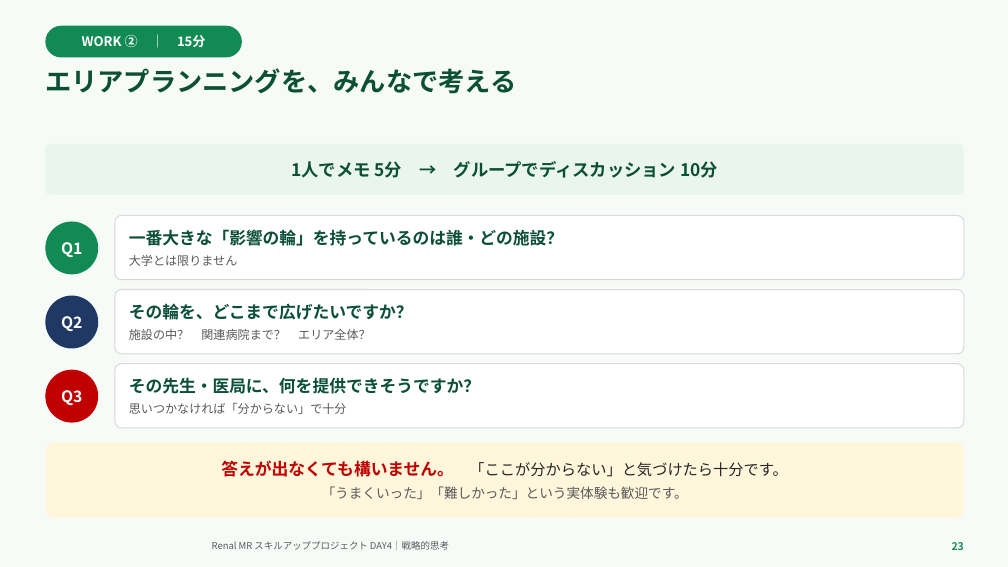
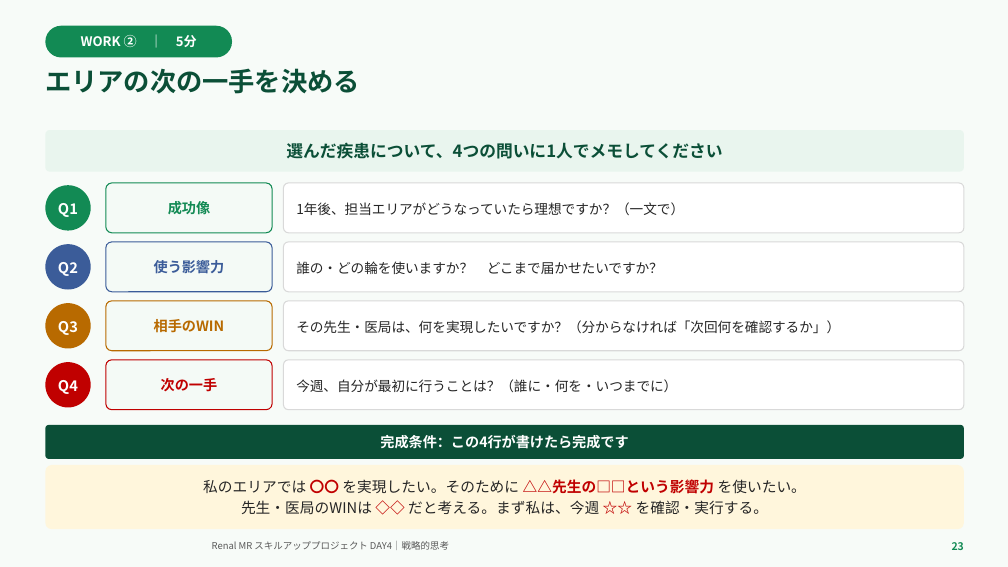
Before and after one commit to TAKUYA-1187/Claude, a slide deck: slide 23 of novartis_training/DAY4_ちょっと分かるだけで世界が変わる.pptx. Drawn at 1008x567 pixels with LibreOffice and Linux fonts; fonts in the diff are those of the drawing; background and template pictures are left out. Boxes give left, top, right and bottom in pixels: in the first picture for what was removed or moved away, otherwise in the second. Text is boxed around its words. In the diff, an @@ line names an element or a change of style, - is before the commit and + after.

```diff
--- a/novartis_training/DAY4_ちょっと分かるだけで世界が変わる.pptx
+++ b/novartis_training/DAY4_ちょっと分かるだけで世界が変わる.pptx
@@ rounded rectangle "WORK ② ｜ 5分": place and size @@
-rounded rectangle "WORK ② ｜ 5分" at <box>45,26,242,57</box>
+rounded rectangle "WORK ② ｜ 5分" at <box>45,26,232,57</box>
@@ text in rounded rectangle at <box>81,35,197,47</box>: text changed @@
-WORK ② ｜ 15分
+WORK ② ｜ 5分
@@ text at <box>45,68,360,94</box>: text changed @@
-エリアプランニングを、みんなで考える
+エリアの次の一手を決める
@@ rounded rectangle "選んだ疾患について、4つの問いに1人でメモしてください": place and size @@
-rounded rectangle "選んだ疾患について、4つの問いに1人でメモしてください" at <box>45,144,964,195</box>
+rounded rectangle "選んだ疾患について、4つの問いに1人でメモしてください" at <box>45,130,964,172</box>
@@ text in rounded rectangle at <box>286,142,722,159</box>: text changed; size 16.5 to 16 pt @@
-1人でメモ 5分 → グループでディスカッション 10分
+選んだ疾患について、4つの問いに1人でメモしてください
@@ ellipse "Q1": place and size @@
-ellipse "Q1" at <box>45,222,98,274</box>
+ellipse "Q1" at <box>45,185,91,231</box>
@@ ellipse "Q1" at <box>45,185,91,231</box>: size 15 to 14 pt @@
@@ rounded rectangle added at <box>106,183,272,233</box>, fill #F4FAF6, outline #128A54 1 pt, 13.5 pt, text #128A54, bold @@
+成功像
@@ rounded rectangle added at <box>284,183,964,233</box>, fill #FFFFFF, outline #D9D9D9 1 pt, 13 pt, text #262626 @@
+1年後、担当エリアがどうなっていたら理想ですか？（一文で）
@@ rounded rectangle removed at <box>115,216,964,280</box> @@
-一番大きな「影響の輪」を持っているのは誰・どの施設？
-大学とは限りません
@@ ellipse "Q2": place and size @@
-ellipse "Q2" at <box>45,296,98,349</box>
+ellipse "Q2" at <box>45,244,91,290</box>
@@ ellipse "Q2" at <box>45,244,91,290</box>: size 15 to 14 pt; fill #1F3864 to #3B5C99 @@
@@ rounded rectangle added at <box>106,242,272,292</box>, fill #F4FAF6, outline #3B5C99 1 pt, 13.5 pt, text #3B5C99, bold @@
+使う影響力
@@ rounded rectangle "誰の・どの輪を使いますか？ どこまで届かせたいですか？": place and size @@
-rounded rectangle "誰の・どの輪を使いますか？ どこまで届かせたいですか？" at <box>115,364,964,428</box>
+rounded rectangle "誰の・どの輪を使いますか？ どこまで届かせたいですか？" at <box>284,242,964,292</box>
@@ text in rounded rectangle at <box>296,261,663,274</box>: text changed; size 16 to 13 pt; text colour #0B4F37 to #262626; bold off @@
-その先生・医局に、何を提供できそうですか？
-思いつかなければ「分からない」で十分
+誰の・どの輪を使いますか？ どこまで届かせたいですか？
@@ rounded rectangle removed at <box>115,290,964,354</box> @@
-その輪を、どこまで広げたいですか？
-施設の中？ 関連病院まで？ エリア全体？
@@ ellipse "Q3": place and size @@
-ellipse "Q3" at <box>45,370,98,423</box>
+ellipse "Q3" at <box>45,303,91,349</box>
@@ ellipse "Q3" at <box>45,303,91,349</box>: size 15 to 14 pt; fill #C00000 to #B86A00 @@
@@ rounded rectangle added at <box>106,301,272,351</box>, fill #F4FAF6, outline #B86A00 1 pt, 13.5 pt, text #B86A00, bold @@
+相手のWIN
@@ rounded rectangle added at <box>284,301,964,351</box>, fill #FFFFFF, outline #D9D9D9 1 pt, 13 pt, text #262626 @@
+その先生・医局は、何を実現したいですか？（分からなければ「次回何を確認するか」）
@@ ellipse added at <box>45,362,91,408</box>, fill #C00000, 14 pt, text #FFFFFF, bold @@
+Q4
@@ rounded rectangle added at <box>106,360,272,410</box>, fill #F4FAF6, outline #C00000 1 pt, 13.5 pt, text #C00000, bold @@
+次の一手
@@ rounded rectangle added at <box>284,360,964,410</box>, fill #FFFFFF, outline #D9D9D9 1 pt, 13 pt, text #262626 @@
+今週、自分が最初に行うことは？（誰に・何を・いつまでに）
@@ rounded rectangle removed at <box>45,442,964,518</box> @@
-答えが出なくても構いません。 「ここが分からない」と気づけたら十分です。
-「うまくいった」「難しかった」という実体験も歓迎です。
@@ rounded rectangle added at <box>45,425,964,459</box>, fill #0B4F37, 13.5 pt, text #FFFFFF, bold @@
+完成条件：この4行が書けたら完成です
@@ rounded rectangle added at <box>45,465,964,529</box>, fill #FFF6DC, 14 pt, text #262626 @@
+私のエリアでは 〇〇 を実現したい。そのために △△先生の□□という影響力 を使いたい。
+先生・医局のWINは ◇◇ だと考える。まず私は、今週 ☆☆ を確認・実行する。
```
Also in this commit, not shown: 19 other slides changed, 1 slide added, 2 other files.
